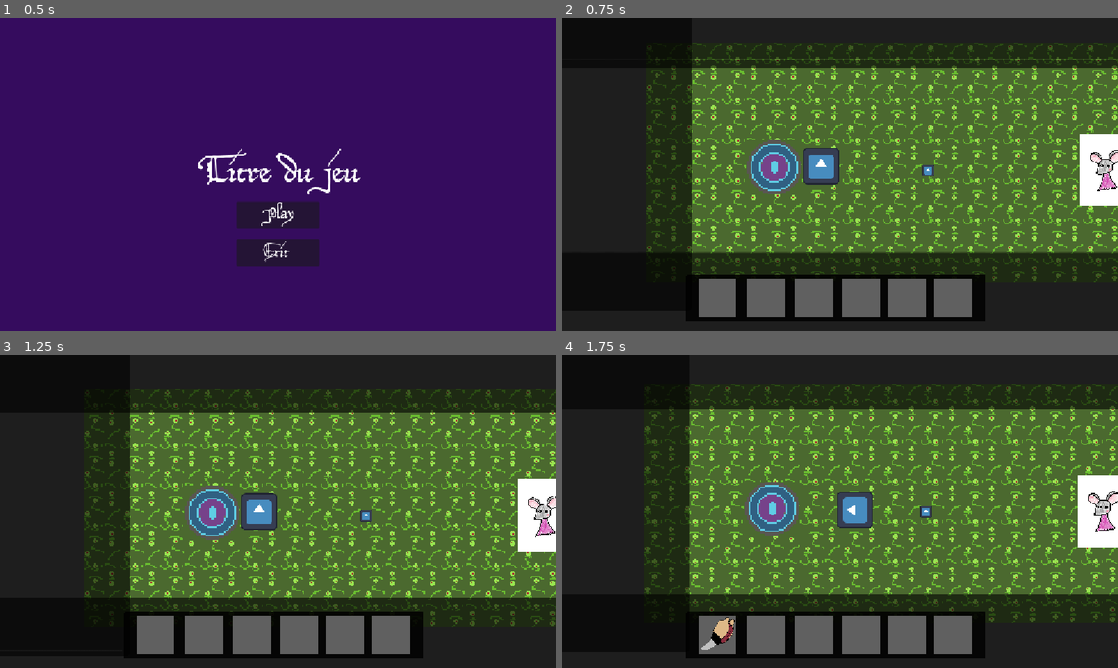
Above: before the commit, frames 1-4 (two rows, left to right).
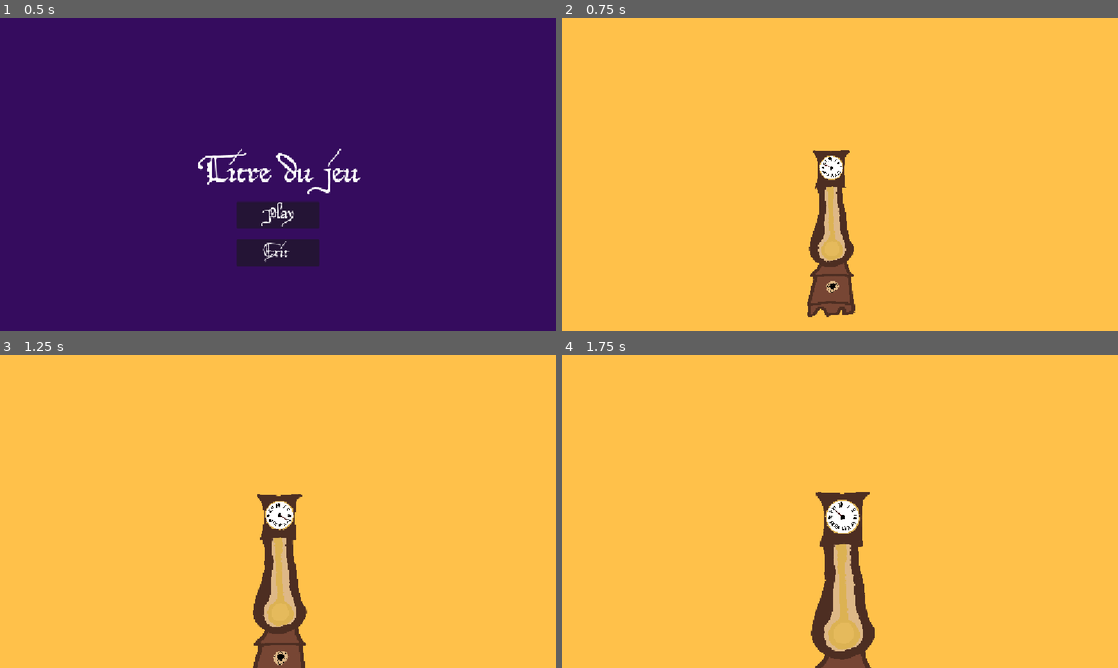
Above: after the commit, the same moments.

Repository: ygrecky/GameJam1
Game: Godot game, scene res://scenes/game_controller.tscn
The game is run twice, just before and just after one commit, with the same random seed, the same clock (stepped at 60 frames per second) and the same inputs. The engine's default icon, where the game draws it, is replaced by a stand-in: a white triangle on a blue panel in a dark square.
Inputs (mouse positions are in pixels of both pictures, inside the frame that each line leads up to):
- Up to frame 1 (0.5 s): no input
- Up to frame 2 (0.75 s): click (840, 215) at 0.5 s
- Up to frame 3 (1.25 s): no input
- Up to frame 4 (1.75 s): hold Right (right) from 1.28 s (still down); hold 1 (Slot 1) from 1.28 s (still down)

Frame 1 is identical in both runs. In frame 2, 100% of the frame differs, in the area x 0-100%, y 0-100%; in frame 3, 100%; in frame 4, 100%.

Commit message:
horloge restart

Diff:
--- a/scenes/game_controller.tscn
+++ b/scenes/game_controller.tscn
@@ -18,6 +18,7 @@
 [node name="Menu" parent="." unique_id=1638473399 instance=ExtResource("5_h843c")]
 
 [node name="Resart_boucle" parent="." unique_id=631673236 instance=ExtResource("3_h843c")]
+visible = true
 
 [node name="UI" type="Control" parent="." unique_id=1748935202]
 layout_mode = 3
--- a/scenes/player.tscn
+++ b/scenes/player.tscn
@@ -75,6 +75,7 @@
 position = Vector2(-7, -12)
 zoom = Vector2(0.59, 0.59)
 position_smoothing_enabled = true
+script = null
 
 [connection signal="body_entered" from="short_action_zone" to="." method="_on_short_action_zone_body_entered"]
 [connection signal="body_exited" from="short_action_zone" to="." method="_on_short_action_zone_body_exited"]
--- a/scenes/resart_boucle.tscn
+++ b/scenes/resart_boucle.tscn
@@ -1,7 +1,49 @@
 [gd_scene format=3 uid="uid://12ipmypu4oct"]
+
+[ext_resource type="Texture2D" uid="uid://xdyx72to5d8a" path="res://assets/Objets/horloge_new.png" id="1_o4scp"]
+[ext_resource type="Texture2D" uid="uid://b2j0heevgqdpt" path="res://assets/Objets/aiguilles horloge.png" id="2_wqryi"]
+[ext_resource type="Script" uid="uid://cailw0aohbs6f" path="res://scripts/aiguille_horloge.gd" id="3_wqryi"]
+
+[sub_resource type="Gradient" id="Gradient_wqryi"]
+offsets = PackedFloat32Array(0.6041667)
+colors = PackedColorArray(1, 0.75686276, 0.2901961, 1)
+
+[sub_resource type="GradientTexture1D" id="GradientTexture1D_78sch"]
+gradient = SubResource("Gradient_wqryi")
 
 [node name="Resart_boucle" type="Control" unique_id=631673236]
 layout_mode = 3
-anchors_preset = 0
-offset_right = 40.0
-offset_bottom = 40.0
+anchor_left = 0.5
+anchor_top = 0.13900001
+anchor_right = 0.5
+anchor_bottom = 0.13900001
+offset_left = -576.0
+offset_top = -90.07201
+offset_right = -536.0
+offset_bottom = -50.072006
+
+[node name="Restart_boucle" type="Node2D" parent="." unique_id=1368344611]
+script = ExtResource("3_wqryi")
+
+[node name="background" type="TextureRect" parent="Restart_boucle" unique_id=1188103597]
+z_index = 10
+offset_left = -1216.0
+offset_top = -713.0
+offset_right = 1214.0
+offset_bottom = 718.0
+texture = SubResource("GradientTexture1D_78sch")
+
+[node name="horloge" type="Sprite2D" parent="Restart_boucle" unique_id=1069769261]
+z_index = 10
+position = Vector2(0.99999976, 207.99998)
+scale = Vector2(0.2, 0.2)
+texture = ExtResource("1_o4scp")
+
+[node name="aiguille" type="Node2D" parent="Restart_boucle" unique_id=2015240689]
+z_index = 10
+position = Vector2(0, 1)
+
+[node name="Sprite2D" type="Sprite2D" parent="Restart_boucle/aiguille" unique_id=1586701634]
+position = Vector2(0, -8)
+scale = Vector2(0.27962962, 0.2330247)
+texture = ExtResource("2_wqryi")
--- /dev/null
+++ b/scripts/aiguille_horloge.gd
@@ -0,0 +1,25 @@
+extends Node2D
+
+@onready var horloge: Sprite2D = $horloge
+@onready var aiguille: Sprite2D = $aiguille/Sprite2D
+
+
+# Called when the node enters the scene tree for the first time.
+func _ready() -> void:
+	Global.resart_boucle = self
+	Global.resart_boucle.visible = false
+
+
+# Called every frame. 'delta' is the elapsed time since the previous frame.
+func _process(delta: float) -> void:
+	if not Global.inMenu:
+		Global.resart_boucle.visible = true
+		Global.player.isTalking = true
+		Global.player.position = aiguille.position
+		$aiguille.rotate(-0.1)
+		set_position(Global.player.position)
+		Global.player.camera.zoom = Vector2(Global.player.camera.zoom.x*1.006, Global.player.camera.zoom.x*1.006)
+		if Global.player.camera.zoom.x > 2:
+			Global.inMenu = true
+			Global.resart_boucle.visible = false
+			Global.game_controller.restart_loop()
--- a/scripts/global.gd
+++ b/scripts/global.gd
@@ -4,6 +4,7 @@
 var time : int
 var inMenu = true
 var lettre_grimoire = false
+var resart_boucle : Node2D
 
 func lancer_la_messe():
 
@@ -11,7 +12,7 @@
 	get_tree().create_timer(180.0).timeout.connect(func() : finir_le_jeu())
 
 func finir_le_jeu():
-	pass
+	Global.resart_boucle.visible = true
 
 # Called when the node enters the scene tree for the first time.
 func _ready() -> void:
Not shown, added: assets/Objets/aiguilles horloge.png.import
Not shown, added: assets/Objets/horloge_new.png.import
Not shown, added: assets/tiles/tile_chemin_en_T.png.import
Not shown, added: scripts/aiguille_horloge.gd.uid
